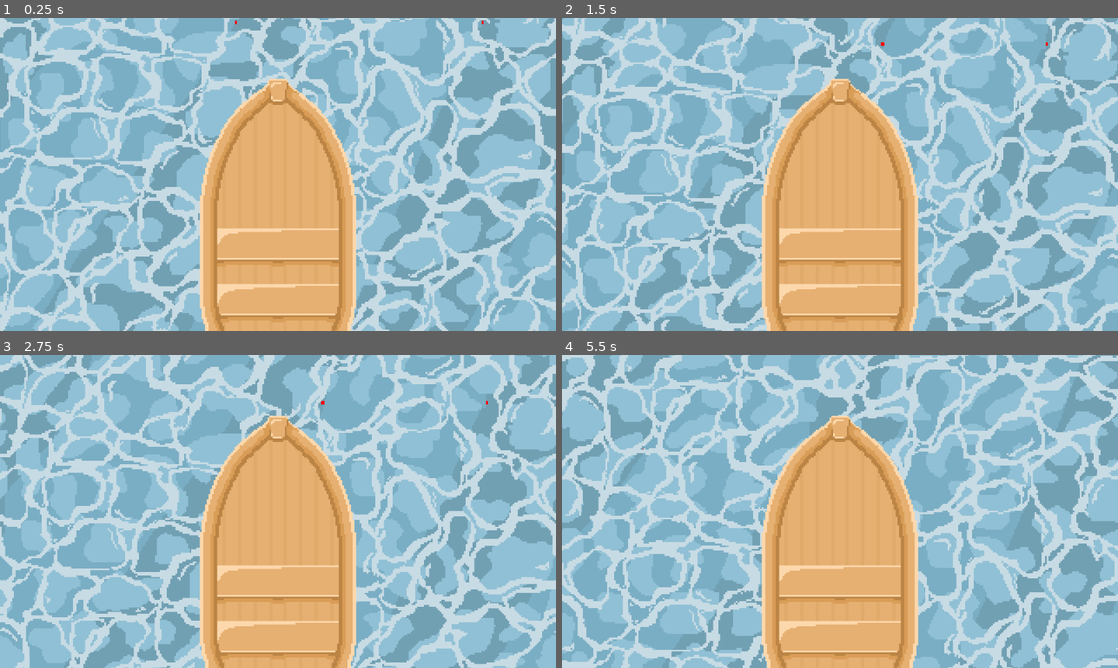
Above: before the commit, frames 1-4 (two rows, left to right).
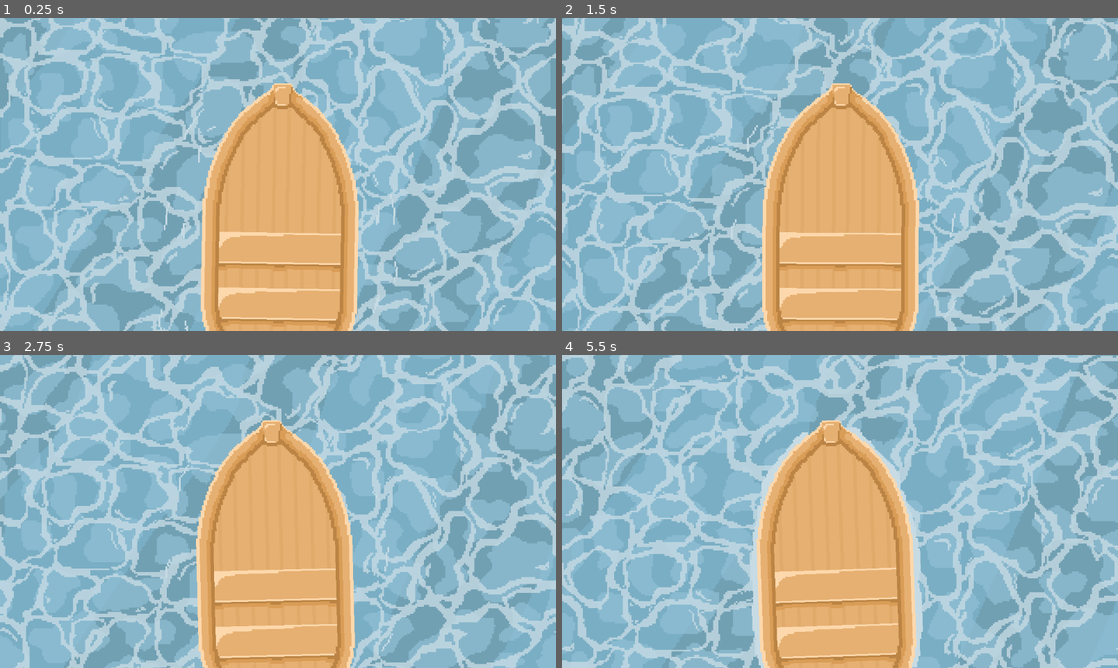
Above: after the commit, the same moments.

Repository: NeoRain314/GodotProjects
Game: Godot game, scene res://scenes/main.tscn
Two runs of this game, one before a commit and one after it. Both use one fixed random seed, a clock stepped at 60 frames per second and the inputs below.
Inputs:
- Up to frame 1 (0.25 s): no input
- Up to frame 2 (1.5 s): no input
- Up to frame 3 (2.75 s): no input
- Up to frame 4 (5.5 s): no input

The runs differ from the first frame. In frame 1, 5.6% of the frame differs, in the area x 28-87%, y 0-100%; in frame 2, 4.3%; in frame 3, 6.5%; in frame 4, 8.1%, in the area x 14-65%, y 19-100%.

Commit message:
adjusted water movement and added boat sway

Diff:
--- a/fishing-game/scenes/boat.tscn
+++ b/fishing-game/scenes/boat.tscn
@@ -1,12 +1,68 @@
 [gd_scene format=3 uid="uid://ct543xioph45k"]
 
 [ext_resource type="Texture2D" uid="uid://cjv04s3ken5ci" path="res://assets/Boat.png" id="1_0063d"]
+[ext_resource type="Script" uid="uid://bhss3f70d32te" path="res://scripts/boat.gd" id="1_lw6pk"]
+[ext_resource type="Texture2D" uid="uid://6b8b47m5u8re" path="res://assets/Boat_WaterAnimation.png" id="1_qyrje"]
+
+[sub_resource type="AtlasTexture" id="AtlasTexture_lw6pk"]
+atlas = ExtResource("1_qyrje")
+region = Rect2(0, 0, 142, 142)
+
+[sub_resource type="AtlasTexture" id="AtlasTexture_evv4r"]
+atlas = ExtResource("1_qyrje")
+region = Rect2(142, 0, 142, 142)
+
+[sub_resource type="AtlasTexture" id="AtlasTexture_fsggc"]
+atlas = ExtResource("1_qyrje")
+region = Rect2(0, 142, 142, 142)
+
+[sub_resource type="AtlasTexture" id="AtlasTexture_bt8vh"]
+atlas = ExtResource("1_qyrje")
+region = Rect2(142, 142, 142, 142)
+
+[sub_resource type="AtlasTexture" id="AtlasTexture_wo52m"]
+atlas = ExtResource("1_qyrje")
+region = Rect2(0, 284, 142, 142)
+
+[sub_resource type="AtlasTexture" id="AtlasTexture_m2jbu"]
+atlas = ExtResource("1_qyrje")
+region = Rect2(142, 284, 142, 142)
+
+[sub_resource type="SpriteFrames" id="SpriteFrames_oglxd"]
+animations = [{
+"frames": [{
+"duration": 1.0,
+"texture": SubResource("AtlasTexture_lw6pk")
+}, {
+"duration": 1.0,
+"texture": SubResource("AtlasTexture_evv4r")
+}, {
+"duration": 1.0,
+"texture": SubResource("AtlasTexture_fsggc")
+}, {
+"duration": 1.0,
+"texture": SubResource("AtlasTexture_bt8vh")
+}, {
+"duration": 1.0,
+"texture": SubResource("AtlasTexture_wo52m")
+}, {
+"duration": 1.0,
+"texture": SubResource("AtlasTexture_m2jbu")
+}],
+"loop": 1,
+"name": &"splash",
+"speed": 5.0
+}]
 
 [node name="Boat" type="Node2D" unique_id=1731436076]
+script = ExtResource("1_lw6pk")
+
+[node name="AnimatedSprite2D" type="AnimatedSprite2D" parent="." unique_id=1324833001]
+sprite_frames = SubResource("SpriteFrames_oglxd")
+animation = &"splash"
+autoplay = "splash"
+frame = 2
+frame_progress = 0.7159753
 
 [node name="Sprite2D" type="Sprite2D" parent="." unique_id=656878270]
 texture = ExtResource("1_0063d")
-centered = false
-
-[node name="Camera2D" type="Camera2D" parent="." unique_id=1473490197]
-position = Vector2(160, 90)
--- a/fishing-game/scenes/main.tscn
+++ b/fishing-game/scenes/main.tscn
@@ -8,3 +8,7 @@
 [node name="Water" parent="." unique_id=1296930 instance=ExtResource("1_o5qli")]
 
 [node name="Boat" parent="." unique_id=1731436076 instance=ExtResource("2_0wfyh")]
+position = Vector2(160, 110)
+
+[node name="Camera2D" type="Camera2D" parent="." unique_id=380973925]
+position = Vector2(160, 90)
--- a/fishing-game/scenes/water.tscn
+++ b/fishing-game/scenes/water.tscn
@@ -21,6 +21,7 @@
 autoscroll = Vector2(3, 15)
 
 [node name="Sprite2D" type="Sprite2D" parent="Parallax2D2" unique_id=82786750]
+modulate = Color(1, 1, 1, 0.69411767)
 texture = ExtResource("2_ewrsg")
 centered = false
 
@@ -30,5 +31,6 @@
 autoscroll = Vector2(4, 17)
 
 [node name="Sprite2D" type="Sprite2D" parent="Parallax2D3" unique_id=313200647]
+modulate = Color(1, 1, 1, 0.7764706)
 texture = ExtResource("3_fiwy5")
 centered = false
--- /dev/null
+++ b/fishing-game/scripts/boat.gd
@@ -0,0 +1,18 @@
+extends Node2D
+
+var sway_distance: int = 3
+var sway_speed: int = 2
+
+var sway_center_x : float
+var max_tilt_degrees : int = 2
+var _time : float
+
+# Called when the node enters the scene tree for the first time.
+func _ready() -> void:
+	sway_center_x = position.x
+
+# Called every frame. 'delta' is the elapsed time since the previous frame.
+func _process(delta: float) -> void:
+	_time += delta
+	position.x = sway_center_x + sin(_time * sway_speed) * sway_distance
+	rotation = sin(_time * sway_speed) * deg_to_rad(max_tilt_degrees)
Binary file changed: fishing-game/assets/Boat.png
Binary file added: fishing-game/assets/Boat_WaterAnimation.png
Not shown, added: fishing-game/assets/Boat_WaterAnimation.png.import
Binary file changed: fishing-game/assets/Water_3.png
Not shown, added: fishing-game/scripts/boat.gd.uid
